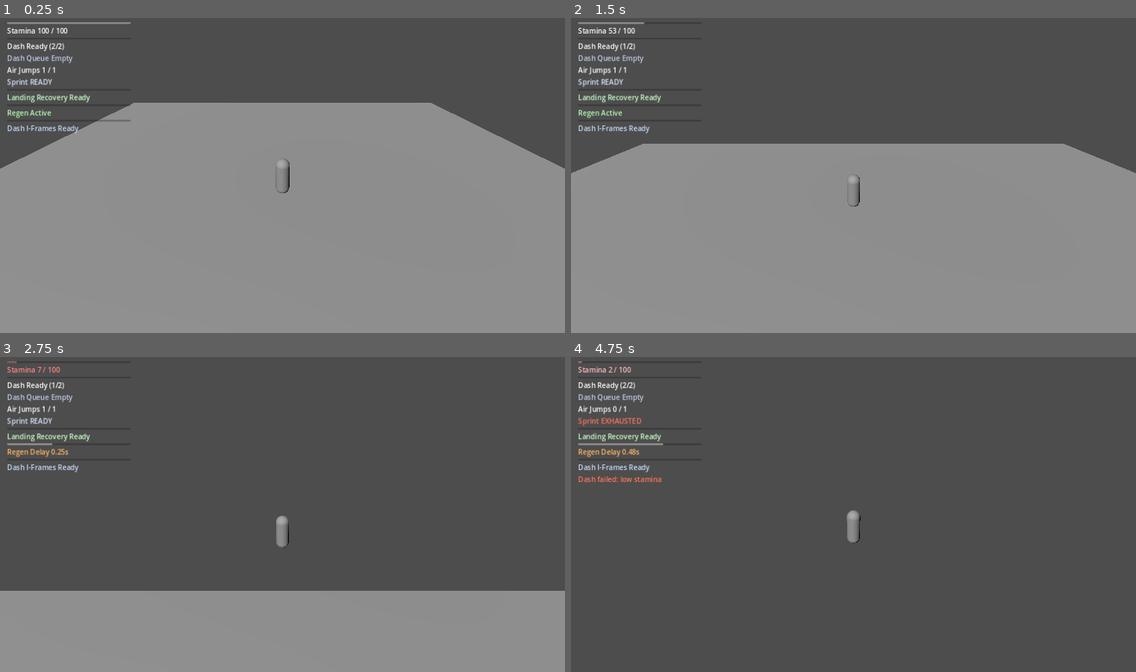
Above: before the commit, frames 1-4 (two rows, left to right).
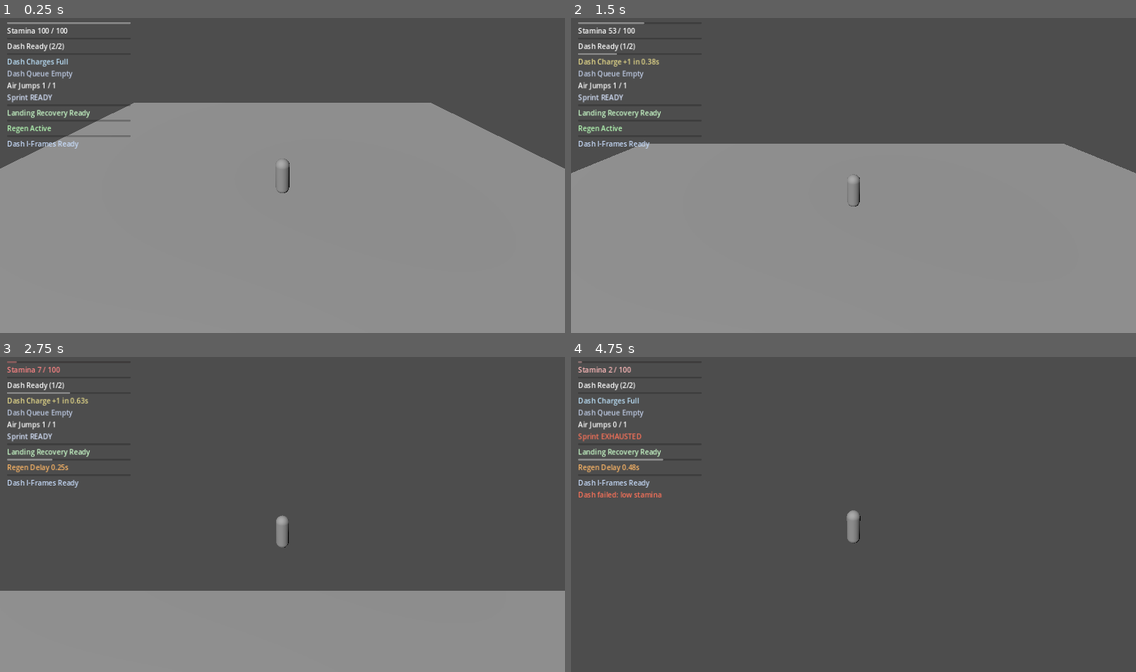
Above: after the commit, the same moments.

Repository: thegoatleroyjenkins/arpg-game
Game: Godot game, scene res://prototype3d/main_3d.tscn
Same seed, same stepped clock (60 frames per second), same inputs: the game is played once before the commit and once after it. This scene is started directly instead of the project's main scene.
Inputs (mouse positions are in pixels of both pictures, inside the frame that each line leads up to):
- Up to frame 1 (0.25 s): no input
- Up to frame 2 (1.5 s): tap Enter (ui_accept) at 0.5 s; move the mouse to (881, 172) at 0.52 s; hold W (move_up) from 0.53 s (still down); tap Q (dash) at 0.6 s; tap Space (jump) at 0.77 s; move the mouse to (825, 175) at 1.27 s; click (825, 175) at 1.35 s
- Up to frame 3 (2.75 s): keep holding W (move_up); tap Space (jump) at 1.52 s; tap Q (dash) at 1.55, 2.1 s; move the mouse to (293, 508) at 2.02 s
- Up to frame 4 (4.75 s): keep holding W (move_up); move the mouse to (847, 517) at 2.77 s; tap Shift (sprint) at 2.85 s; tap Space (jump) at 3.02, 3.77, 4.52 s; tap Q (dash) at 3.05, 3.6, 4.55 s; move the mouse to (893, 517) at 3.52 s; move the mouse to (808, 508) at 4.27 s; click (808, 508) at 4.35 s

The runs differ from the first frame. In frame 1, 1.3% of the frame differs, in the area x 1-24%, y 11-42%; in frame 2, 1.3%; in frame 3, 1.5%; in frame 4, 1.9%, in the area x 1-17%, y 11-45%.

Commit message:
Add 3D dash charge recharge HUD timing readout

Diff:
--- a/prototype3d/main_3d.tscn
+++ b/prototype3d/main_3d.tscn
@@ -82,6 +82,16 @@
 layout_mode = 2
 text = "Dash Ready"
 
+[node name="DashChargeRechargeBar" type="ProgressBar" parent="StaminaHud/MarginContainer/VBoxContainer"]
+layout_mode = 2
+max_value = 1.25
+value = 0.0
+show_percentage = false
+
+[node name="DashChargeRechargeLabel" type="Label" parent="StaminaHud/MarginContainer/VBoxContainer"]
+layout_mode = 2
+text = "Dash Charges Full"
+
 [node name="DashBufferLabel" type="Label" parent="StaminaHud/MarginContainer/VBoxContainer"]
 layout_mode = 2
 text = "Dash Queue Empty"
--- a/prototype3d/player_3d.gd
+++ b/prototype3d/player_3d.gd
@@ -11,6 +11,7 @@
 signal dash_cooldown_changed(remaining: float, max_value: float)
 signal dash_buffer_changed(remaining: float, max_value: float)
 signal dash_charges_changed(current: int, max_value: int)
+signal dash_charge_recharge_changed(remaining: float, max_value: float)
 signal air_jumps_changed(current: int, max_value: int)
 signal sprint_state_changed(is_sprinting: bool, is_exhausted: bool)
 signal landing_recovery_changed(remaining: float, max_value: float)
@@ -52,6 +53,7 @@
 	camera.fov = tuning.camera_base_fov
 	_emit_stamina_changed()
 	_emit_dash_charges_changed()
+	_emit_dash_charge_recharge_changed()
 	_emit_dash_cooldown_changed()
 	_emit_dash_buffer_changed()
 	_emit_air_jumps_changed()
@@ -141,12 +143,14 @@
 	if dash_charge_recharge_left > 0.0:
 		dash_charge_recharge_left = max(0.0, dash_charge_recharge_left - delta)
 		dash_state_changed = true
+		_emit_dash_charge_recharge_changed()
 		if dash_charge_recharge_left <= 0.0 and dash_charges < max(1, tuning.dash_max_charges):
 			dash_charges += 1
 			_emit_dash_charges_changed()
 			if dash_charges < max(1, tuning.dash_max_charges):
 				dash_charge_recharge_left = max(0.01, tuning.dash_charge_recovery_time)
 				dash_state_changed = true
+			_emit_dash_charge_recharge_changed()
 
 	if dash_buffer_left > 0.0:
 		dash_buffer_left = max(0.0, dash_buffer_left - delta)
@@ -308,6 +312,7 @@
 	var dash_impulse_direction := Vector3(-dash_direction.x, tuning.camera_dash_impulse_vertical, -dash_direction.z)
 	_add_camera_impulse(dash_impulse_direction, tuning.camera_dash_impulse_strength)
 	_emit_dash_charges_changed()
+	_emit_dash_charge_recharge_changed()
 	_emit_dash_cooldown_changed()
 	_emit_dash_buffer_changed()
 
@@ -457,6 +462,12 @@
 func _emit_dash_charges_changed() -> void:
 	dash_charges_changed.emit(dash_charges, max(1, tuning.dash_max_charges))
 
+func _dash_charge_recharge_max() -> float:
+	return max(0.01, tuning.dash_charge_recovery_time)
+
+func _emit_dash_charge_recharge_changed() -> void:
+	dash_charge_recharge_changed.emit(dash_charge_recharge_left, _dash_charge_recharge_max())
+
 func _emit_dash_cooldown_changed() -> void:
 	dash_cooldown_changed.emit(_next_dash_ready_remaining(), _next_dash_ready_max())
 
--- a/prototype3d/stamina_hud_3d.gd
+++ b/prototype3d/stamina_hud_3d.gd
@@ -6,6 +6,8 @@
 @onready var stamina_label: Label = $MarginContainer/VBoxContainer/StaminaLabel
 @onready var dash_cooldown_bar: ProgressBar = $MarginContainer/VBoxContainer/DashCooldownBar
 @onready var dash_cooldown_label: Label = $MarginContainer/VBoxContainer/DashCooldownLabel
+@onready var dash_charge_recharge_bar: ProgressBar = $MarginContainer/VBoxContainer/DashChargeRechargeBar
+@onready var dash_charge_recharge_label: Label = $MarginContainer/VBoxContainer/DashChargeRechargeLabel
 @onready var dash_buffer_label: Label = $MarginContainer/VBoxContainer/DashBufferLabel
 @onready var air_jump_label: Label = $MarginContainer/VBoxContainer/AirJumpLabel
 @onready var sprint_state_label: Label = $MarginContainer/VBoxContainer/SprintStateLabel
@@ -44,6 +46,9 @@
 	if not player.has_signal("dash_charges_changed"):
 		push_warning("StaminaHud3D target does not expose dash_charges_changed signal")
 		return
+	if not player.has_signal("dash_charge_recharge_changed"):
+		push_warning("StaminaHud3D target does not expose dash_charge_recharge_changed signal")
+		return
 	if not player.has_signal("air_jumps_changed"):
 		push_warning("StaminaHud3D target does not expose air_jumps_changed signal")
 		return
@@ -65,6 +70,7 @@
 
 	player.stamina_changed.connect(_on_stamina_changed)
 	player.dash_cooldown_changed.connect(_on_dash_cooldown_changed)
+	player.dash_charge_recharge_changed.connect(_on_dash_charge_recharge_changed)
 	player.dash_buffer_changed.connect(_on_dash_buffer_changed)
 	player.dash_charges_changed.connect(_on_dash_charges_changed)
 	player.air_jumps_changed.connect(_on_air_jumps_changed)
@@ -75,6 +81,7 @@
 	player.dash_invulnerability_changed.connect(_on_dash_invulnerability_changed)
 	var current_stamina := float(player.get("stamina"))
 	var current_dash_cooldown := float(player.call("_next_dash_ready_remaining"))
+	var current_dash_charge_recharge := float(player.get("dash_charge_recharge_left"))
 	var current_dash_buffer := float(player.get("dash_buffer_left"))
 	var current_dash_charges := int(player.get("dash_charges"))
 	var current_air_jumps := int(player.get("air_jumps_left"))
@@ -84,6 +91,7 @@
 	var tuning_resource: Resource = player.get("tuning")
 	var max_stamina := 100.0
 	var max_dash_cooldown := 1.0
+	var max_dash_charge_recharge := 1.25
 	var max_dash_buffer := 0.15
 	var max_dash_charges := 1
 	var max_air_jumps := 0
@@ -93,6 +101,7 @@
 	if tuning_resource != null:
 		max_stamina = float(tuning_resource.get("max_stamina"))
 		max_dash_cooldown = max(0.01, float(player.call("_next_dash_ready_max")))
+		max_dash_charge_recharge = max(0.01, float(tuning_resource.get("dash_charge_recovery_time")))
 		max_dash_buffer = max(0.01, float(tuning_resource.get("dash_input_buffer_time")))
 		max_dash_charges = max(1, int(tuning_resource.get("dash_max_charges")))
 		max_air_jumps = max(0, int(tuning_resource.get("max_air_jumps")))
@@ -109,6 +118,7 @@
 	_on_stamina_changed(current_stamina, max_stamina)
 	_on_dash_charges_changed(current_dash_charges, max_dash_charges)
 	_on_dash_cooldown_changed(current_dash_cooldown, max_dash_cooldown)
+	_on_dash_charge_recharge_changed(current_dash_charge_recharge, max_dash_charge_recharge)
 	_on_dash_buffer_changed(current_dash_buffer, max_dash_buffer)
 	_on_air_jumps_changed(current_air_jumps, max_air_jumps)
 	_on_sprint_state_changed(bool(player.get("sprinting_now")), bool(player.get("sprint_exhausted")))
@@ -151,6 +161,16 @@
 	else:
 		dash_cooldown_label.text = "Dash %.2fs (%d/%d)" % [remaining, dash_charges_current, dash_charges_max]
 
+func _on_dash_charge_recharge_changed(remaining: float, max_value: float) -> void:
+	dash_charge_recharge_bar.max_value = max(0.01, max_value)
+	dash_charge_recharge_bar.value = clamp(remaining, 0.0, dash_charge_recharge_bar.max_value)
+	if remaining > 0.01 and dash_charges_current < dash_charges_max:
+		dash_charge_recharge_label.text = "Dash Charge +1 in %.2fs" % remaining
+		dash_charge_recharge_label.modulate = Color(0.92, 0.87, 0.55)
+	else:
+		dash_charge_recharge_label.text = "Dash Charges Full"
+		dash_charge_recharge_label.modulate = Color(0.75, 0.9, 1.0)
+
 func _on_dash_buffer_changed(remaining: float, max_value: float) -> void:
 	var clamped_max: float = max(0.01, max_value)
 	var clamped_remaining: float = clamp(remaining, 0.0, clamped_max)
Not shown, changed: README.md
